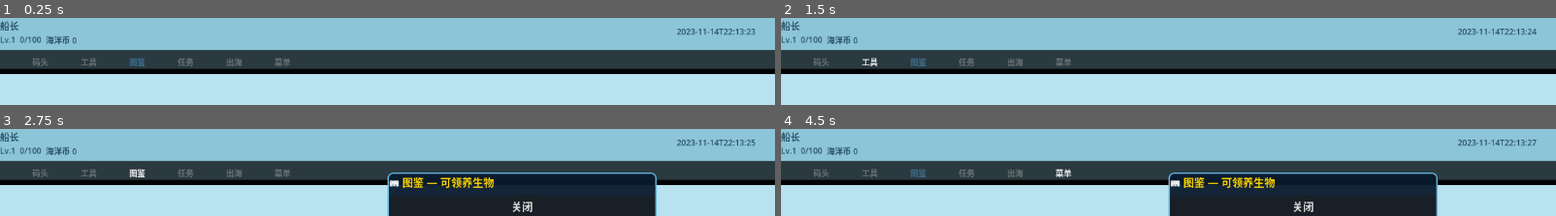
Above: before the commit, frames 1-4 (two rows, left to right).
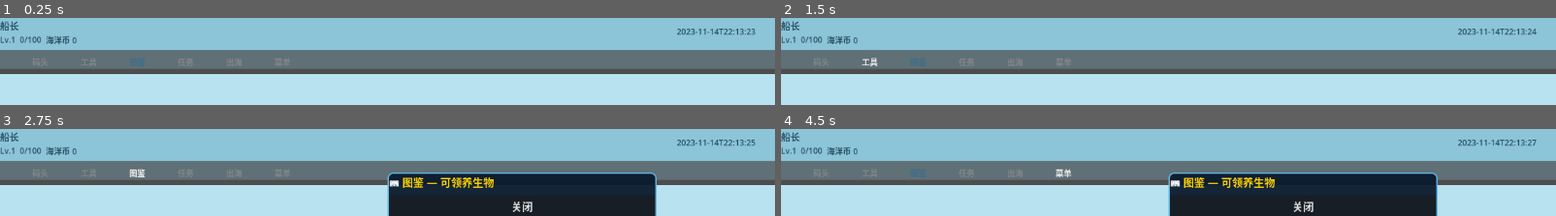
Above: after the commit, the same moments.

Repository: supdogg926/desktop-reef-tank
Game: Godot game, scene res://scenes/Main.tscn
The game is run twice, just before and just after one commit, with the same random seed, the same clock (stepped at 60 frames per second) and the same inputs.
Inputs:
- Up to frame 1 (0.25 s): no input
- Up to frame 2 (1.5 s): click "码头" at 0.5 s; click "工具" at 1.25 s
- Up to frame 3 (2.75 s): click "图鉴" at 2 s
- Up to frame 4 (4.5 s): click "任务" at 2.75 s; click "出海" at 3.5 s; click "菜单" at 4.25 s

The runs differ from the first frame. In frame 1, 28% of the frame differs, in the area x 0-100%, y 36-65%; in frame 2, 28%; in frame 3, 23%; in frame 4, 23%.

Commit message:
Day 3 patch: revert true transparency to solid color (known compat issue), keep borderless/always-on-top/bottom-fifth/sway/navbar

Diff:
--- a/project.godot
+++ b/project.godot
@@ -1,5 +1,10 @@
 ; Engine configuration file.
-; It's best edited using the editor UI and not directly.
+; It's best edited using the editor UI and not directly,
+; since the parameters that go here are not all obvious.
+;
+; Format:
+;   [section] ; section goes between []
+;   param=value ; assign values to parameters
 
 config_version=5
 
@@ -17,15 +22,15 @@
 
 [display]
 
-window/size/transparent=true
+window/size/resizable=false
 window/size/borderless=true
 window/size/always_on_top=true
-window/size/resizable=false
-window/per_pixel_transparency/allowed=true
+window/size/transparent=false
+window/per_pixel_transparency/allowed=false
 window/subwindows/embedded_subwindows=false
 
 [rendering]
 
+textures/canvas_textures/default_texture_filter=0
 renderer/rendering_method="gl_compatibility"
-textures/canvas_textures/default_texture_filter=0
-viewport/transparent_background=true
+viewport/transparent_background=false
--- a/scripts/Main.gd
+++ b/scripts/Main.gd
@@ -19,7 +19,6 @@
 
 func _ready() -> void:
 	SaveManager.load_game()
-	get_tree().get_root().set_transparent_background(true)
 	_position_overlay_window()
 	set_anchors_preset(Control.PRESET_FULL_RECT)
 	_build_top_bar()
@@ -49,7 +48,6 @@
 func _process(_delta: float) -> void:
 	if time_label:
 		time_label.text = Time.get_datetime_string_from_system()
-	_update_passthrough_region()
 	_animate_fish(_delta)
 
 
@@ -364,20 +362,6 @@
 	window.position = Vector2i(rect.position)
 
 
-func _update_passthrough_region() -> void:
-	# 信息栏+导航栏所在的节点（约 0-84px 高度区域）作为唯一可交互控制条
-	var control_rect := Rect2(Vector2(0, 0), Vector2(get_viewport_rect().size.x, 84))
-	var polygon := PackedVector2Array(
-		[
-			control_rect.position,
-			Vector2(control_rect.end.x, control_rect.position.y),
-			control_rect.end,
-			Vector2(control_rect.position.x, control_rect.end.y),
-		]
-	)
-	DisplayServer.window_set_mouse_passthrough(polygon)
-
-
 func _unhandled_key_input(event: InputEvent) -> void:
 	if event.is_action_pressed("ui_cancel"):
 		get_tree().quit()
